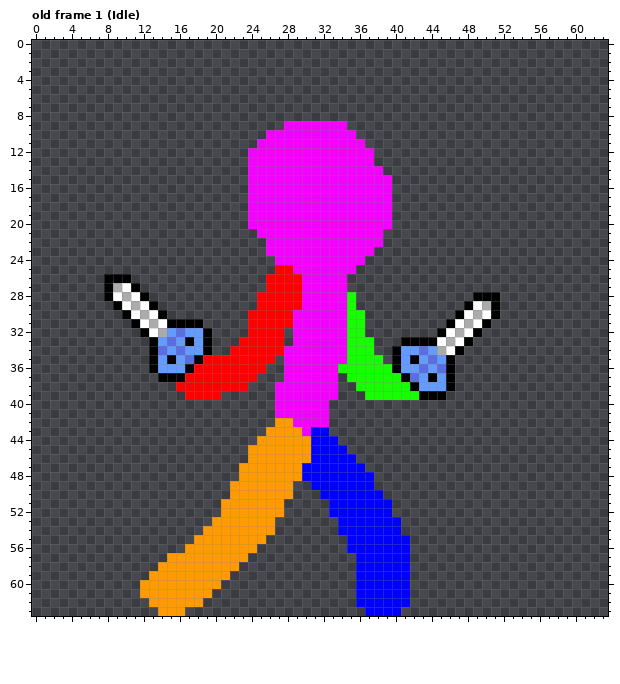
One commit to this pixel-art file: Assets/TurnBattleSystem/Jeremy/JeremyAsepriteMashup.aseprite. That is the earlier state.
64x64 pixels, 11 frames. Shown: old frame 1 (Idle). The commit also changed other frames, which this record leaves out.
After the commit:
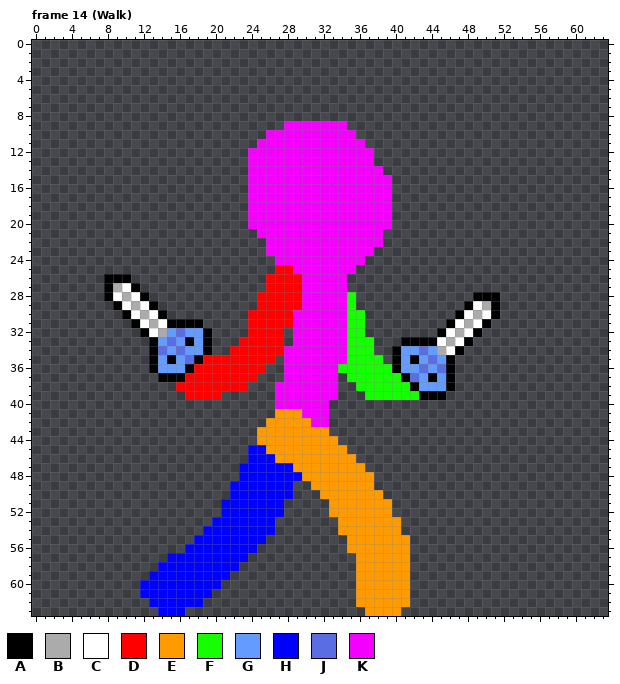
Palette (. is transparent): A #000000  B #ababab  C #ffffff  D #ff0000  E #ff9b00  F #16ff00  G #639bff  H #0000ff  J #5b6ee1  K #f400ff
A new or re-ordered frame is compared with the old frame closest to it.
Diff:
frames 11 -> 24
Changed rows in their new state; - is an unchanged pixel.
Frame 14 (Walk) is new; against old frame 1 (Idle), layer "Layer 2":
first column x 12:
41 ---------------EEE------------
42 --------------E--EE-----------
43 -------------E----EEE---------
44 -------------------EEE--------
45 ------------HH-----EEEE-------
46 ------------HHH----EEEEE------
47 -----------HHHHHH-EEEEEEE-----
48 -----------HHHHHHHEEEEEEEE----
49 ----------HHHHHHH--EEEEEEE----
50 ----------HHHHHHH---EEEEEEE---
51 ---------HHHHHHH-----EEEEEEE--
52 ---------HHHHHHH-----EEEEEEE--
53 --------HHHHHHH-------EEEEEEE-
54 -------HHHHHHHH-------EEEEEEE-
55 ------HHHHHHHH---------EEEEEEE
56 -----HHHHHHHH----------EEEEEEE
57 ---HHHHHHHHH------------EEEEEE
58 --HHHHHHHHH-------------EEEEEE
59 -HHHHHHHHH--------------EEEEEE
60 HHHHHHHHH---------------EEEEEE
61 HHHHHHHH----------------EEEEEE
62 -HHHHHH-----------------EEEEEE
63 --HHH--------------------EEEE-
